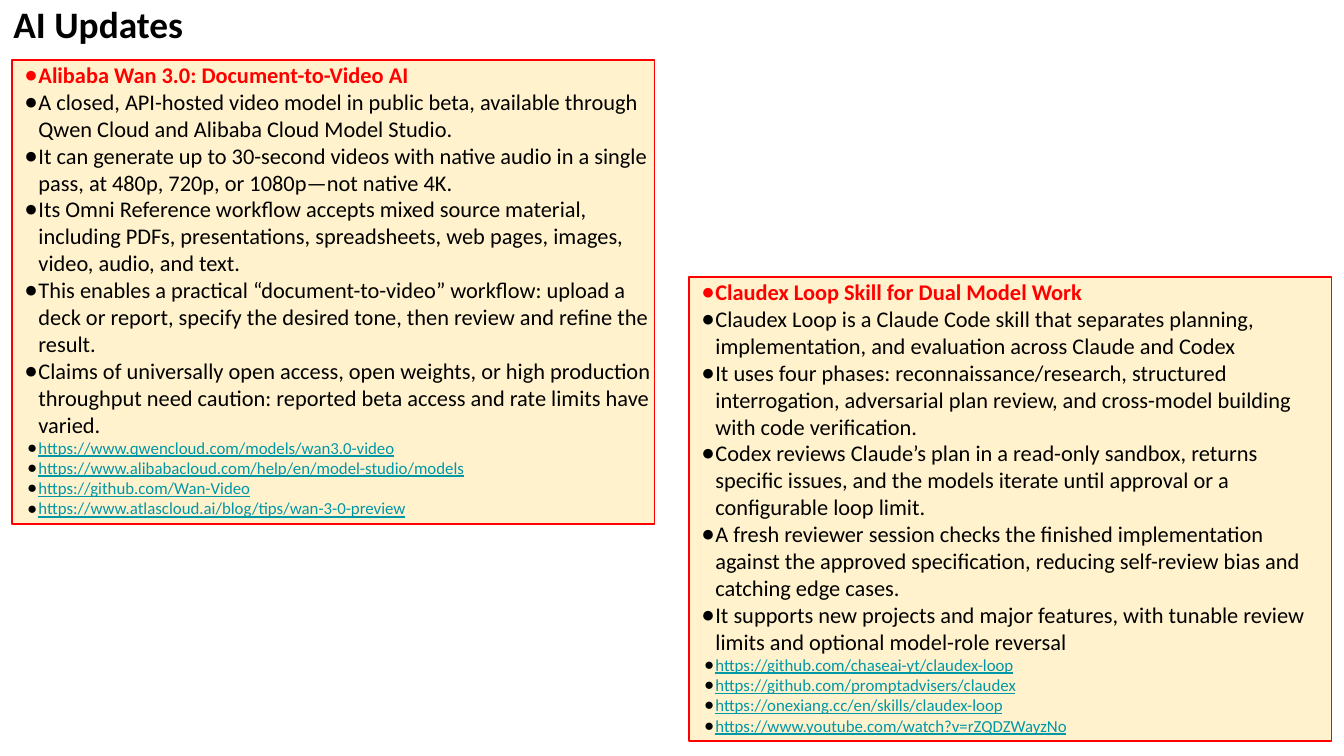
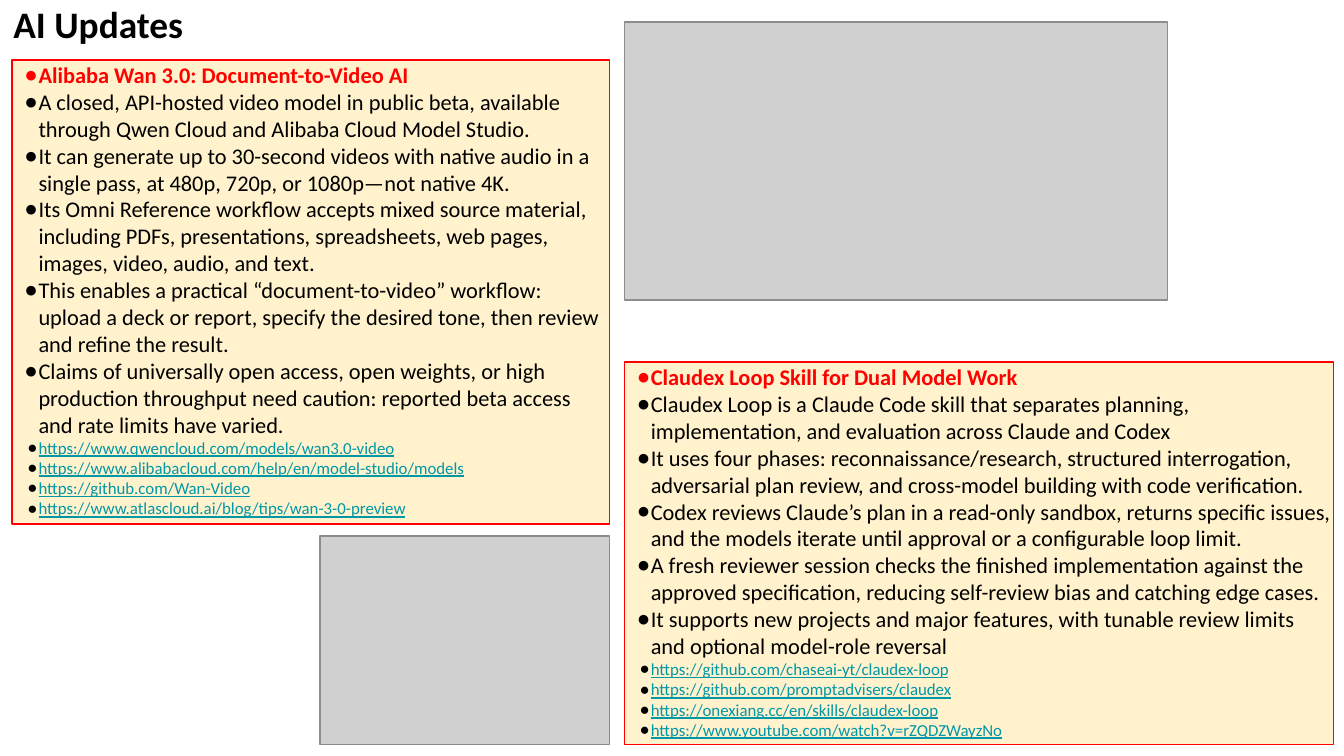
Before and after one commit to lselector/seminar, a slide deck: slide 24 of 2026/2026-08-28-AI-Updates.pptx (slide 23 before the commit). Drawn at 1344x756 pixels with LibreOffice and Linux fonts; fonts in the diff are those of the drawing; grey boxes stand for pictures. Boxes give left, top, right and bottom in pixels: in the first picture for what was removed or moved away, otherwise in the second. Text is boxed around its words. In the diff, an @@ line names an element or a change of style, - is before the commit and + after.

```diff
--- a/2026/2026-08-28-AI-Updates.pptx
+++ b/2026/2026-08-28-AI-Updates.pptx
@@ picture added at [625,22,1168,300] @@
@@ rectangle "Alibaba Wan 3.0: Document-to-Video AI": place and size @@
-rectangle "Alibaba Wan 3.0: Document-to-Video AI" at [12,60,655,524]
+rectangle "Alibaba Wan 3.0: Document-to-Video AI" at [12,60,610,524]
@@ rectangle "Claudex Loop Skill for Dual ...": place and size @@
-rectangle "Claudex Loop Skill for Dual ..." at [689,277,1332,741]
+rectangle "Claudex Loop Skill for Dual ..." at [625,362,1335,745]
@@ picture added at [320,536,610,745] @@
```
Also in this commit, not shown: 9 other slides changed, 1 slide added.
